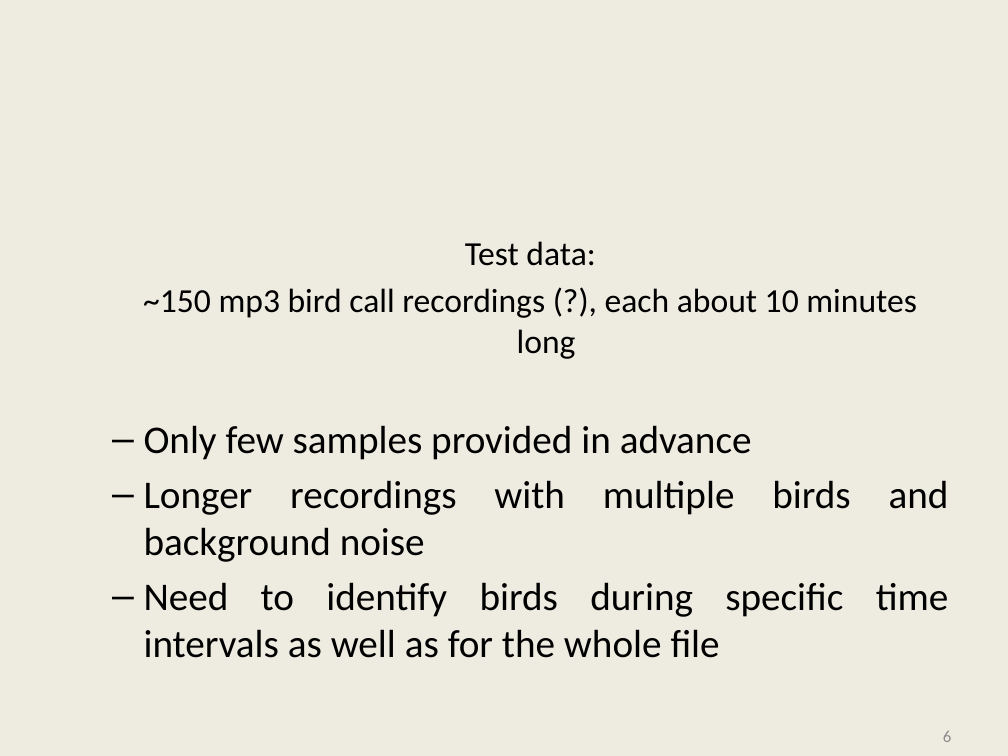
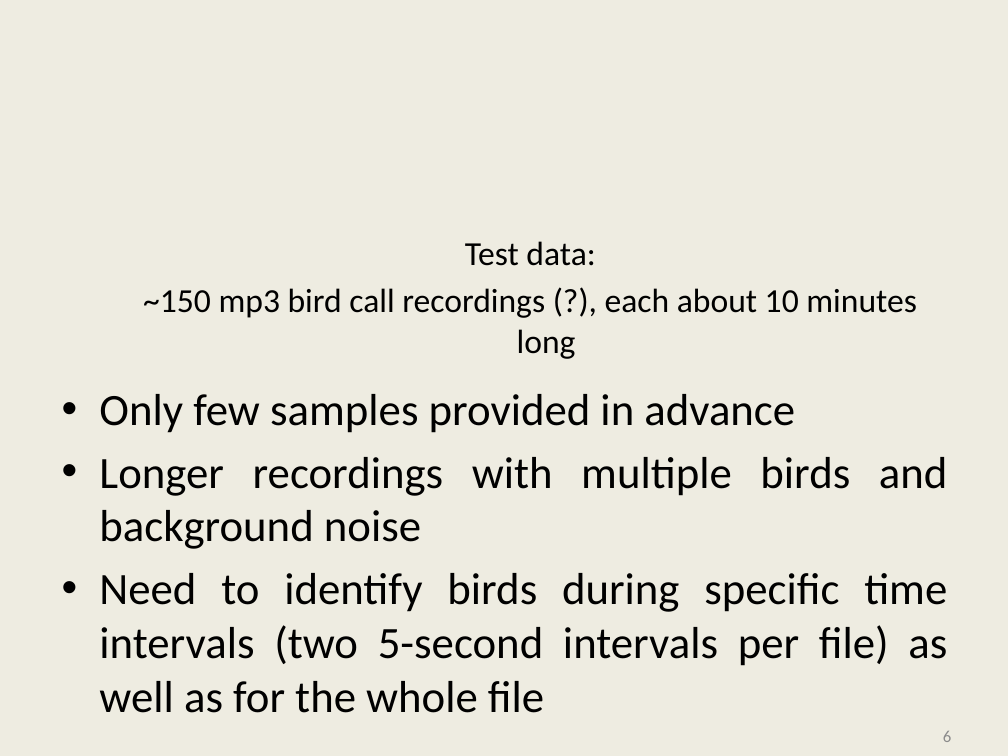
Before and after one commit to kriventsov/kaggle-2020-Cornell-Birdcall-Identification-presentation, a slide deck: slide 6 of Cornell Birdcall.pptx. Drawn at 1008x756 pixels with LibreOffice and Linux fonts; fonts in the diff are those of the drawing; background and template pictures are left out. Boxes give left, top, right and bottom in pixels: in the first picture for what was removed or moved away, otherwise in the second. Text is boxed around its words. In the diff, an @@ line names an element or a change of style, - is before the commit and + after.

Commit message:
Update presentation

```diff
--- a/Cornell Birdcall.pptx
+++ b/Cornell Birdcall.pptx
@@ text at [99,394,948,549]: size 28 to 32 pt in "Only few samples provided in advance", "Longer recordings with multiple birds and background ..."; bullet – to •; list level 2 to 1 in "Only few samples provided in ..."; list level 2 to 1 in "Longer recordings with multiple birds ..." @@
@@ text at [99,573,947,713]: text changed; size 28 to 32 pt @@
-  – Need to identify birds during specific time intervals as well as for the whole file
+• Need to identify birds during specific time intervals (two 5-second intervals per file) as well as for the whole file
```
Also in this commit, not shown: 13 other slides changed, 4 slides added, 1 slide removed.
